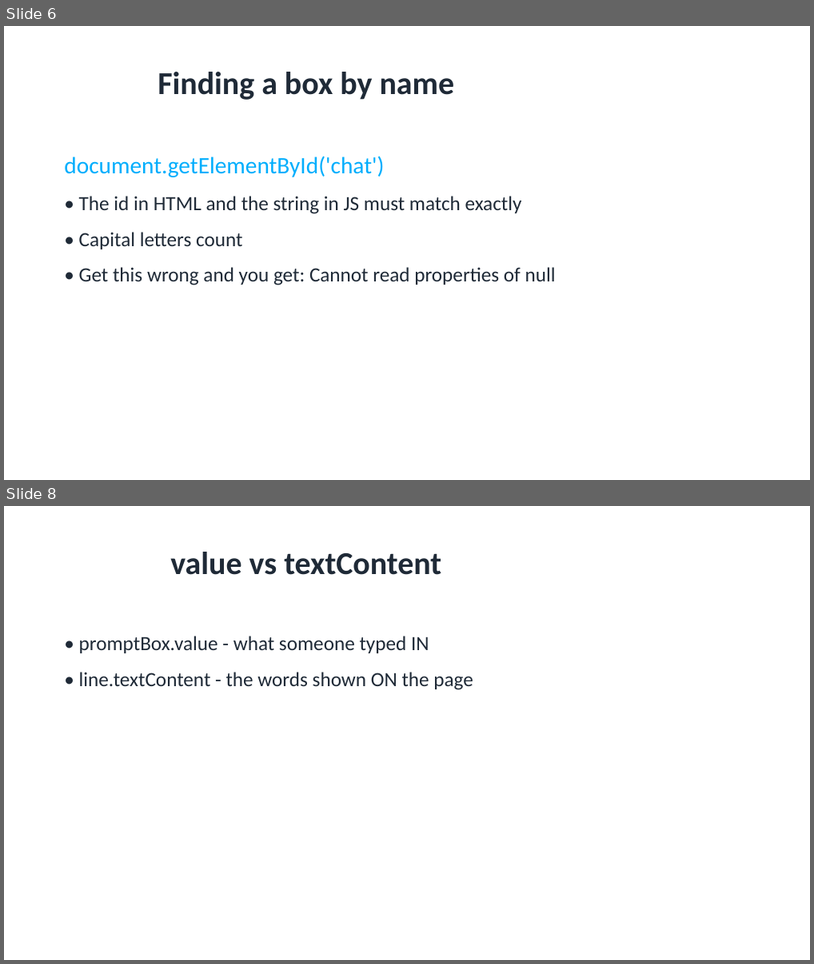
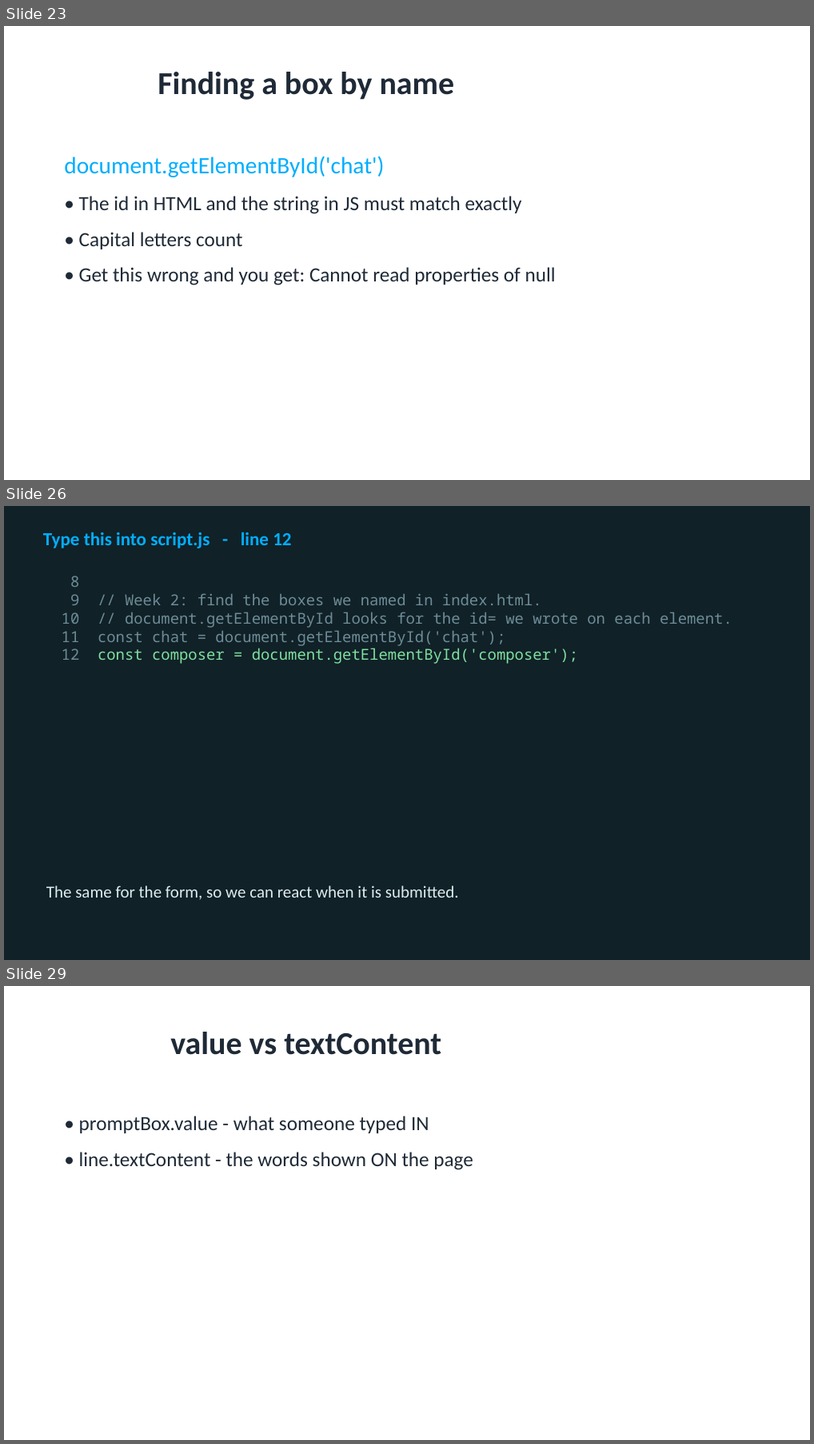
Before and after one commit to utgapps/utgapps.github.io, a slide deck: ai101/slides/week-02.pptx. Shown one above the other, each under a label of ours: slides 6 and 8 before the commit, slides 23, 26 and 29 after it; the slides between them are not shown. The pictures are 814x964 and 814x1444 pixels, drawn with LibreOffice and Linux fonts; fonts in the diff are those of the drawing. Boxes give left, top, right and bottom in pixels: in the first picture for what was removed or moved away, otherwise in the second. Text is boxed around its words. In the diff, an @@ line names an element or a change of style, - is before the commit and + after.

```diff
--- a/ai101/slides/week-02.pptx
+++ b/ai101/slides/week-02.pptx
@@ slide 26 added at [4,506,810,960], background #102127 @@
@@ text added at [43,532,291,548], 22 pt, text #01AEFD, bold @@
+Type this into script.js - line 12
@@ text added at [70,576,733,664], 18 pt, text #6D8C97 @@
+8
+9 // Week 2: find the boxes we named in index.html.
+10 // document.getElementById looks for the id= we wrote on each element.
+11 const chat = document.getElementById('chat');
+12 const composer = document.getElementById('composer');
@@ text added at [46,885,459,900], 20 pt, text #DCECEF @@
+The same for the form, so we can react when it is submitted.
@@ what was slide 6 is now slide 23 @@
@@ what was slide 8 is now slide 29 @@
```
Also in this commit, not shown: 3 slides changed, 29 other slides added, 17 other files.
